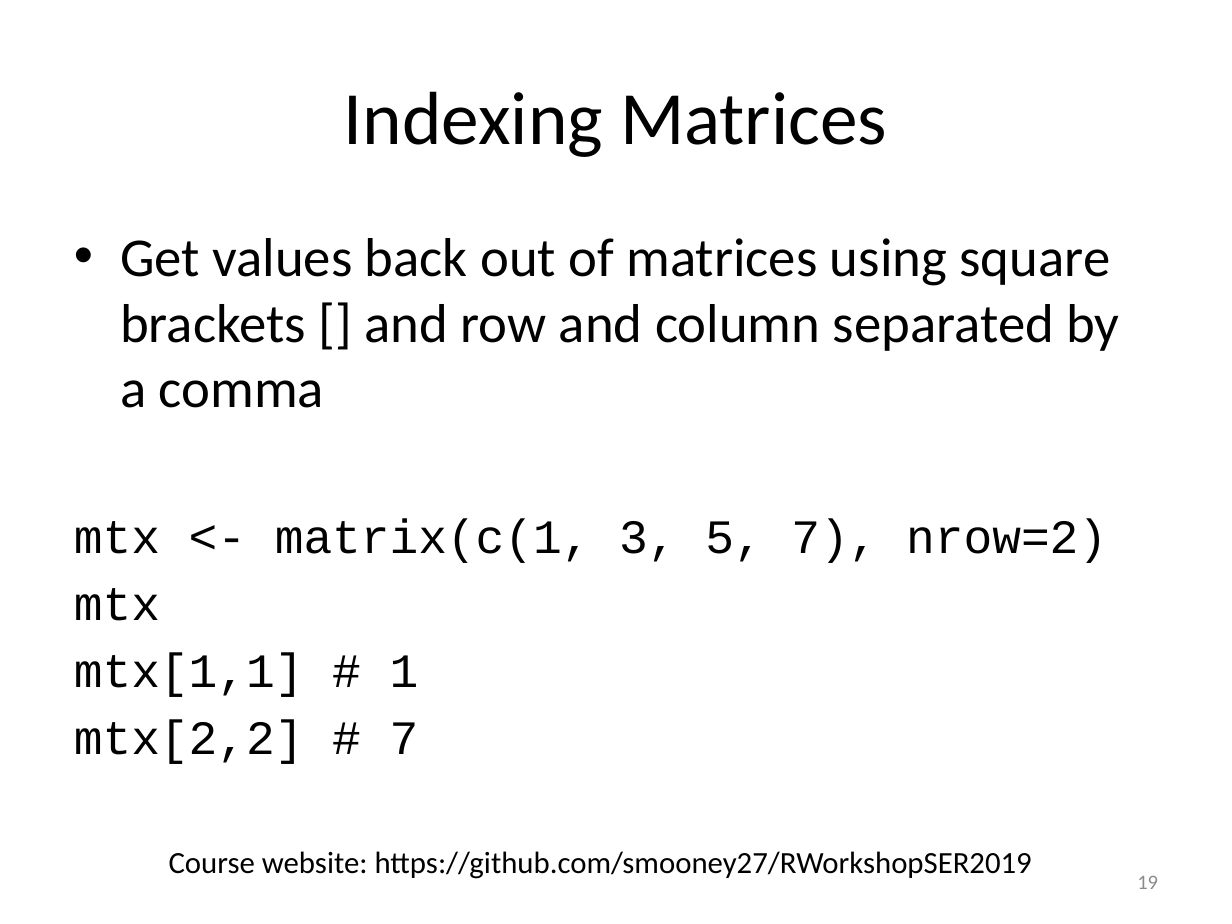
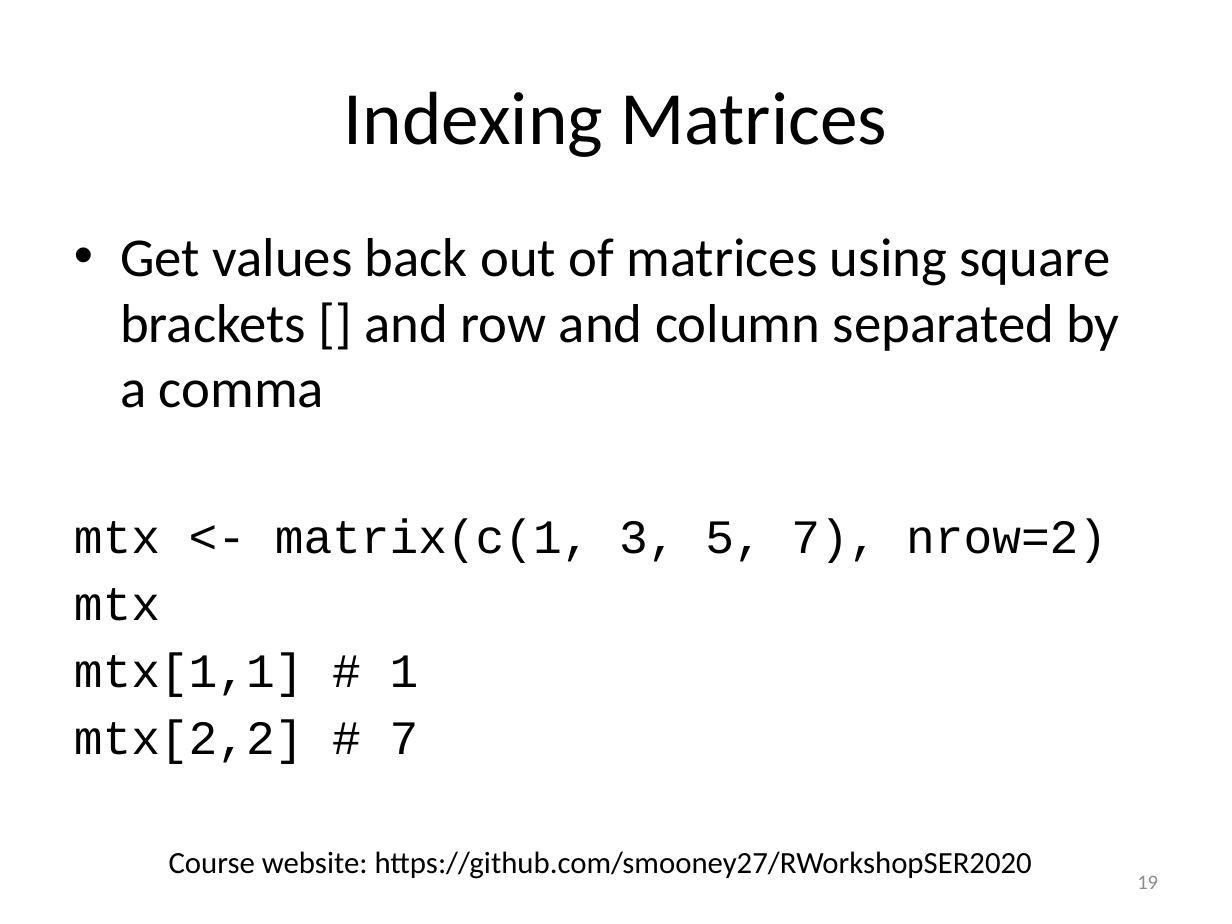
Before and after one commit to smooney27/RWorkshopSER2020, a slide deck: slide 19 of RWorkshopPart1-BasicObjects.pptx. Drawn at 1232x924 pixels with LibreOffice and Linux fonts; fonts in the diff are those of the drawing. Boxes give left, top, right and bottom in pixels: in the first picture for what was removed or moved away, otherwise in the second. Text is boxed around its words. In the diff, an @@ line names an element or a change of style, - is before the commit and + after.

```diff
--- a/RWorkshopPart1-BasicObjects.pptx
+++ b/RWorkshopPart1-BasicObjects.pptx
@@ text at bbox=[169, 851, 1032, 879]: text changed @@
-Course website: https://github.com/smooney27/RWorkshopSER2019
+Course website: https://github.com/smooney27/RWorkshopSER2020
```
Also in this commit, not shown: 24 other slides changed, 7 other files.
